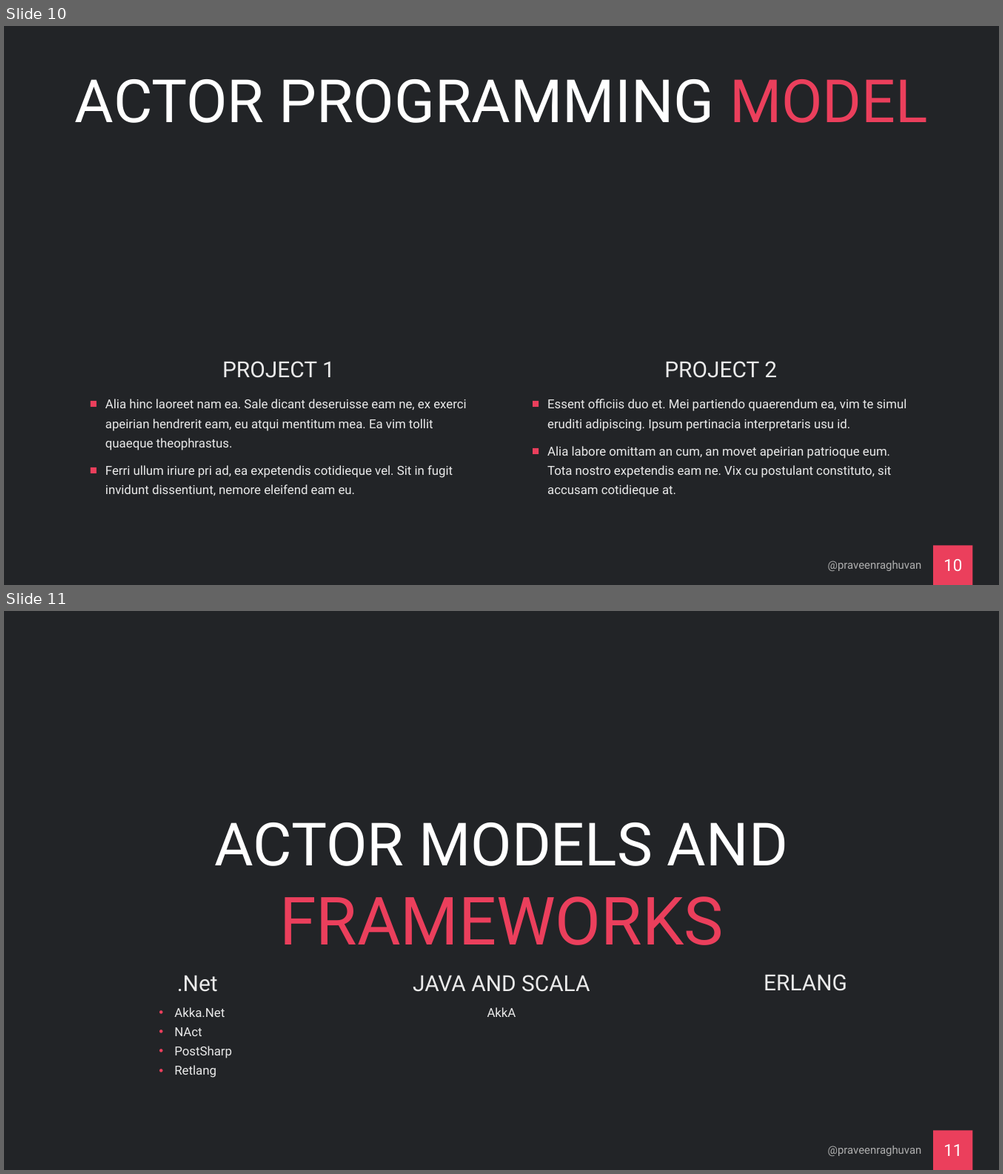
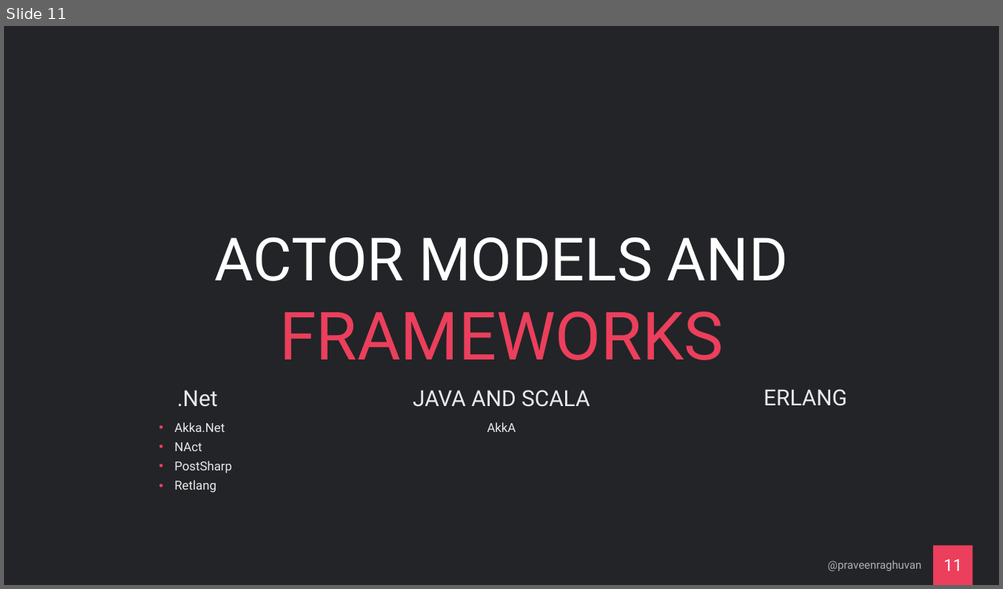
Before and after one commit to praveenraghuvanshi/tech-sessions, a slide deck: drafts/Orleans/ppt/Orleans_draft.pptx. Shown one above the other, each under a label of ours: slides 10 and 11 before the commit, slide 11 after it. The pictures are 1003x1174 and 1003x589 pixels, drawn with LibreOffice and Linux fonts; fonts in the diff are those of the drawing. Boxes give left, top, right and bottom in pixels: in the first picture for what was removed or moved away, otherwise in the second. Text is boxed around its words. In the diff, an @@ line names an element or a change of style, - is before the commit and + after.

```diff
--- a/drafts/Orleans/ppt/Orleans_draft.pptx
+++ b/drafts/Orleans/ppt/Orleans_draft.pptx
@@ slide 10 removed at [4,26,999,585], background #222427; not listed: 1 template element that a slide beside it also shows @@
@@ title removed at [75,79,928,123] @@
-ACTOR PROGRAMMING MODEL
@@ text removed at [222,361,335,378] @@
-PROJECT 1
@@ text removed at [664,361,777,378] @@
-PROJECT 2
@@ text removed at [105,399,466,496] @@
-■ Alia hinc laoreet nam ea. Sale dicant deseruisse eam ne, ex exerci apeirian hendrerit eam, eu atqui mentitum mea. Ea vim tollit quaeque theophrastus.
-■ Ferri ullum iriure pri ad, ea expetendis cotidieque vel. Sit in fugit invidunt dissentiunt, nemore eleifend eam eu.
@@ text removed at [547,399,907,497] @@
-■ Essent officiis duo et. Mei partiendo quaerendum ea, vim te simul eruditi adipiscing. Ipsum pertinacia interpretaris usu id.
-■ Alia labore omittam an cum, an movet apeirian patrioque eum. Tota nostro expetendis eam ne. Vix cu postulant constituto, sit accusam cotidieque at.
@@ text removed at [828,561,922,571] @@
-@praveenraghuvan
@@ page number removed at [943,560,962,571] @@
-10
```
Also in this commit, not shown: 1 slide changed, 1 slide added, 24 other files.
